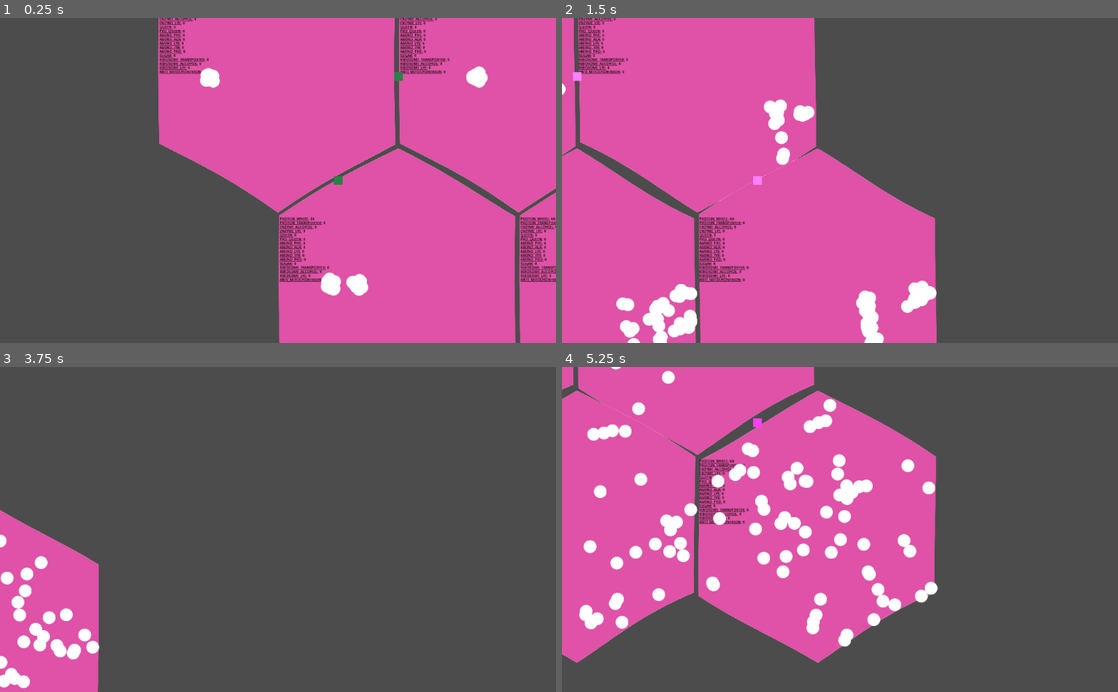
Above: before the commit, frames 1-4 (two rows, left to right).
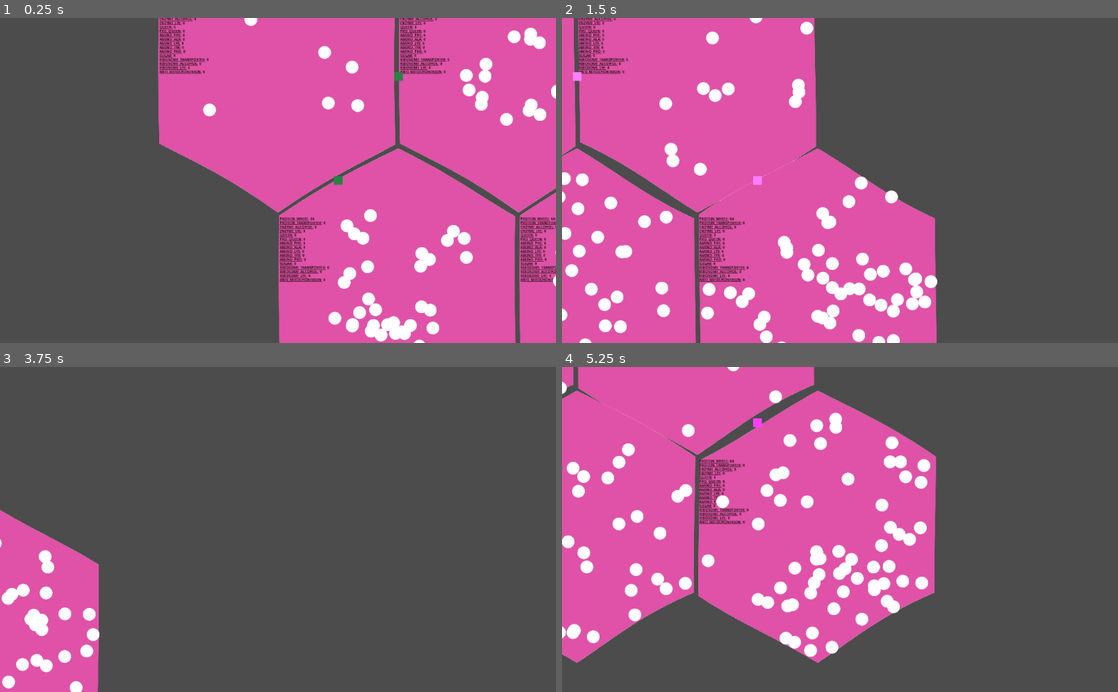
Above: after the commit, the same moments.

Repository: tobyp/hackathon2020
Game: Godot game, scene res://main.tscn
Same seed, same stepped clock (60 frames per second), same inputs: the game is played once before the commit and once after it.
Inputs (mouse positions are in pixels of both pictures, inside the frame that each line leads up to):
- Up to frame 1 (0.25 s): no input
- Up to frame 2 (1.5 s): tap Enter at 0.5 s; move the mouse to (962, 164) at 0.52 s; hold D 0.53-1.25 s; click (962, 164) at 0.67 s; drag from (728, 196) to (812, 245) at 1.27 s
- Up to frame 3 (3.75 s): move the mouse to (333, 458) at 2.02 s; hold D 2.03-2.75 s; drag from (250, 594) to (111, 480) at 2.77 s; tap Space at 3.5 s; move the mouse to (444, 578) at 3.52 s; hold A from 3.53 s (still down)
- Up to frame 4 (5.25 s): release A at 4.25 s; drag from (673, 480) to (756, 448) at 4.27 s; move the mouse to (867, 529) at 5.02 s; hold S from 5.03 s (still down); click (867, 529) at 5.17 s

The runs differ from the first frame. In frame 1, 4.2% of the frame differs, in the area x 35-100%, y 0-100%; in frame 2, 7.5%; in frame 3, 2.2%; in frame 4, 11%, in the area x 0-68%, y 0-90%.

Commit message:
Spawn particles with random velocities

Diff:
--- a/cells/cell.gd
+++ b/cells/cell.gd
@@ -41,6 +41,7 @@
 	for i in count:
 		var particle = preload("res://cells/particle.tscn").instance()
 		particle.translate(_random_coord_in_cell(particle.collision_radius))
+		particle.velocity = _random_velocity()
 		add_child(particle)
 	particle_counts[type] = new_count
 	emit_signal("particle_count_changed", type, old_count, new_count)
@@ -73,9 +74,15 @@
 
 # Generate a random coordinate inside a cell (relative to its center)
 # this doesn't reach the corners, but that's okay for now
-func _random_coord_in_cell(clearance: float):
+# clearance is how far inside the edge the point must be (to avoid generating particles intersecting the cell border)
+func _random_coord_in_cell(clearance: float) -> Vector2:
 	var phi = rng.randf_range(0, 2*PI)
 	var dist = rng.randf_range(0, sqrt(HexGrid.size_x / 2 - clearance))
+	return Vector2(dist * cos(phi), dist * sin(phi));
+
+func _random_velocity() -> Vector2:
+	var phi = rng.randf_range(0, 2*PI)
+	var dist = rng.randf_range(750, 1250)
 	return Vector2(dist * cos(phi), dist * sin(phi));
 
 ### OVERRIDES
